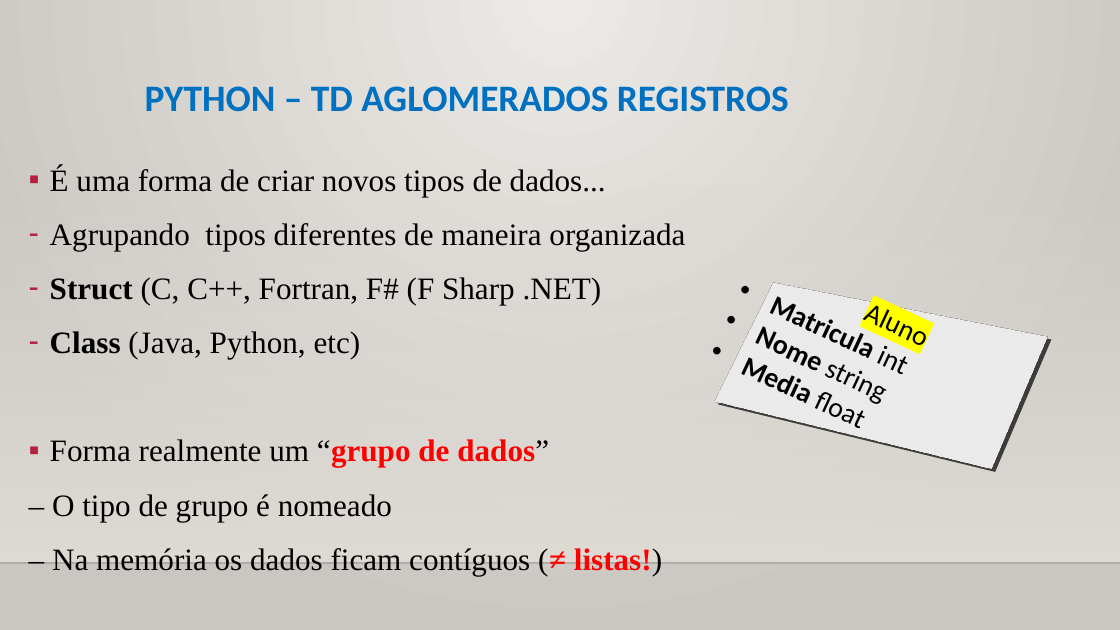
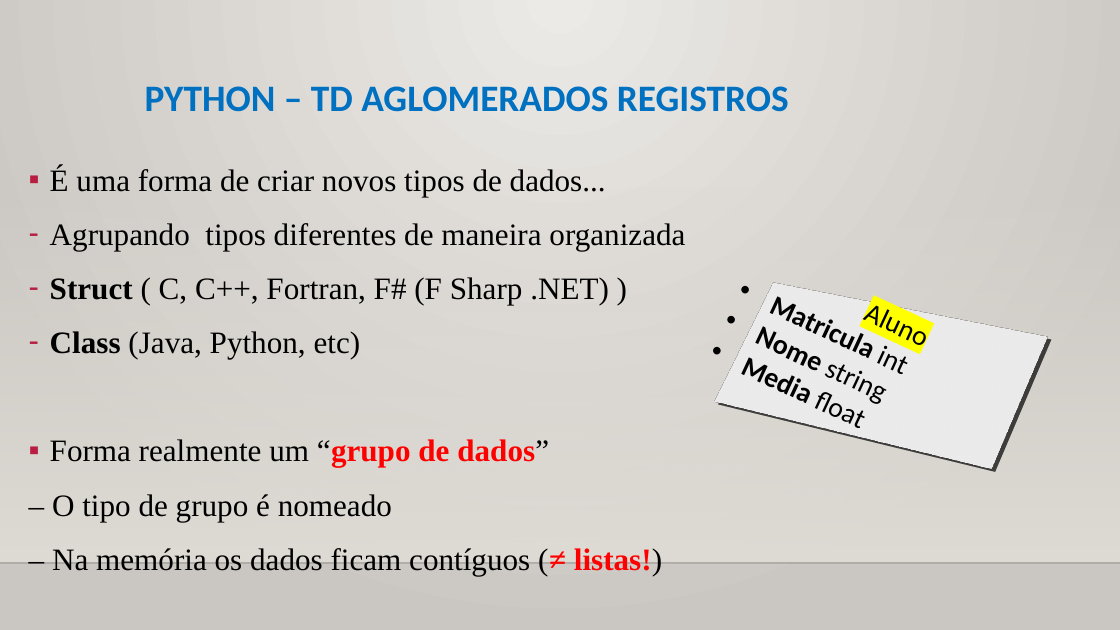
Before and after one commit to CloudEducationBrazil/WydenPythonParadigmas, a slide deck: slide 11 of 01 Classes/Aula 07 Programação Python - Tipos de Dados Aglomerados.pptx (slide 10 before the commit). Drawn at 1120x630 pixels with LibreOffice and Linux fonts; fonts in the diff are those of the drawing; background and template pictures are left out. Boxes give left, top, right and bottom in pixels: in the first picture for what was removed or moved away, otherwise in the second. Text is boxed around its words. In the diff, an @@ line names an element or a change of style, - is before the commit and + after.

Commit message:
PPT Python Aula 7 17092022

```diff
--- a/01 Classes/Aula 07 Programação Python - Tipos de Dados Aglomerados.pptx
+++ b/01 Classes/Aula 07 Programação Python - Tipos de Dados Aglomerados.pptx
@@ text at <box>50,277,609,305</box>: text changed @@
-– Struct (C, C++, Fortran, F# (F Sharp .NET)
+– Struct ( C, C++, Fortran, F# (F Sharp .NET) )
```
Also in this commit, not shown: 7 other slides changed, 1 slide added.
